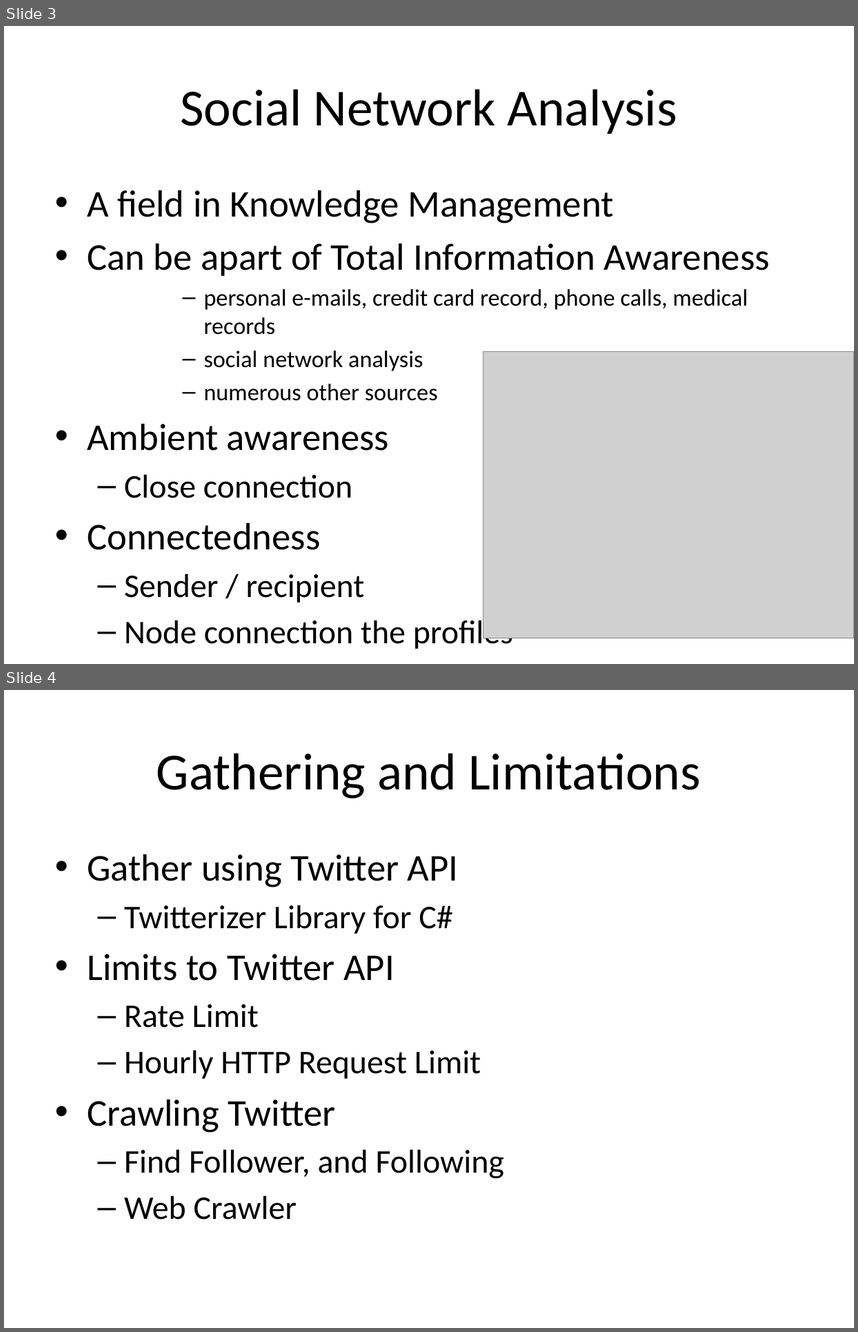
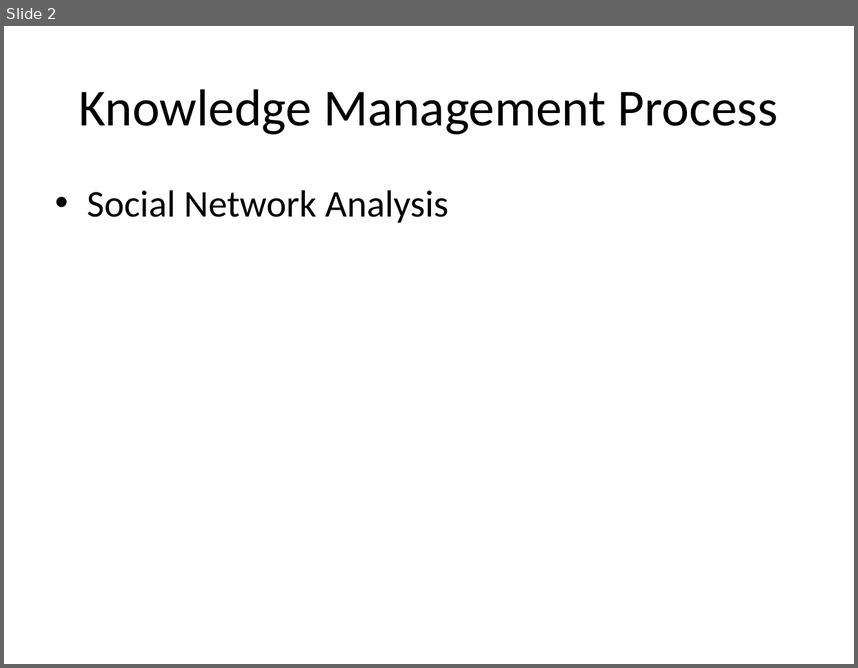
Before and after one commit to isurup/kalle-martin-group, a slide deck: SSE3/MartinPresentation/project extra slides.pptx. Shown one above the other, each under a label of ours: slides 3 and 4 before the commit, slide 2 after it. The pictures are 858x1332 and 858x668 pixels, drawn with LibreOffice and Linux fonts; fonts in the diff are those of the drawing; grey boxes stand for pictures. Boxes give left, top, right and bottom in pixels: in the first picture for what was removed or moved away, otherwise in the second. Text is boxed around its words. In the diff, an @@ line names an element or a change of style, - is before the commit and + after.

```diff
--- a/SSE3/MartinPresentation/project extra slides.pptx
+++ b/SSE3/MartinPresentation/project extra slides.pptx
@@ slide 4 removed at [4, 690, 854, 1328], background #FFFFFF @@
@@ title removed at [156, 753, 700, 798] @@
-Gathering and Limitations
@@ text removed at [87, 854, 504, 1219] @@
-• Gather using Twitter API
-  – Twitterizer Library for C#
-• Limits to Twitter API
-  – Rate Limit
-  – Hourly HTTP Request Limit
-• Crawling Twitter
-  – Find Follower, and Following
-  – Web Crawler
@@ what was slide 3 is now slide 2 @@
@@ slide 2 changed as well @@
@@ title at [79, 89, 778, 134]: text changed @@
-Social Network Analysis
+Knowledge Management Process
@@ text at [87, 190, 448, 223]: text changed; size 20 to 32 pt @@
-• A field in Knowledge Management
-• Can be apart of Total Information Awareness
-      – personal e-mails, credit card record, phone calls, medical records
-      – social network analysis
-      – numerous other sources
-• Ambient awareness
-  – Close connection
-• Connectedness
-  – Sender / recipient
-  – Node connection the profiles
+• Social Network Analysis
@@ picture removed at [484, 352, 854, 638] @@
```
Also in this commit, not shown: 1 other slide changed, 1 slide added, 3 other slides removed.
